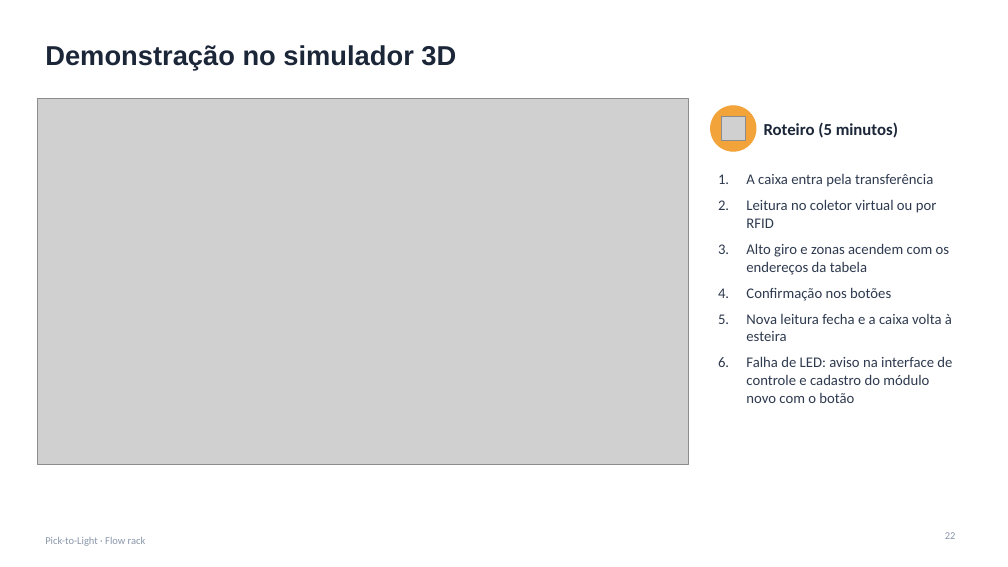
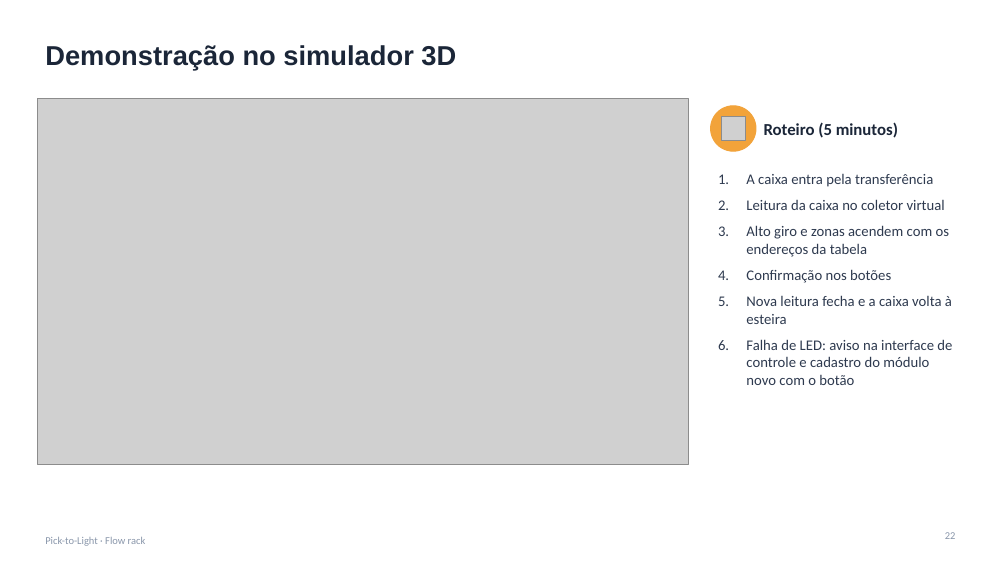
Before and after one commit to jivo88/picking_to_light, a slide deck: slide 22 of projeto/entregaveis/Apresentacao_PTL.pptx. Drawn at 1008x567 pixels with LibreOffice and Linux fonts; fonts in the diff are those of the drawing; grey boxes stand for pictures. Boxes give left, top, right and bottom in pixels: in the first picture for what was removed or moved away, otherwise in the second. Text is boxed around its words. In the diff, an @@ line names an element or a change of style, - is before the commit and + after.

```diff
--- a/projeto/entregaveis/Apresentacao_PTL.pptx
+++ b/projeto/entregaveis/Apresentacao_PTL.pptx
@@ text at (746, 199, 945, 210): text changed @@
-2. Leitura no coletor virtual ou por RFID
+2. Leitura da caixa no coletor virtual
```
Also in this commit, not shown: 6 other slides changed, 14 other files.
